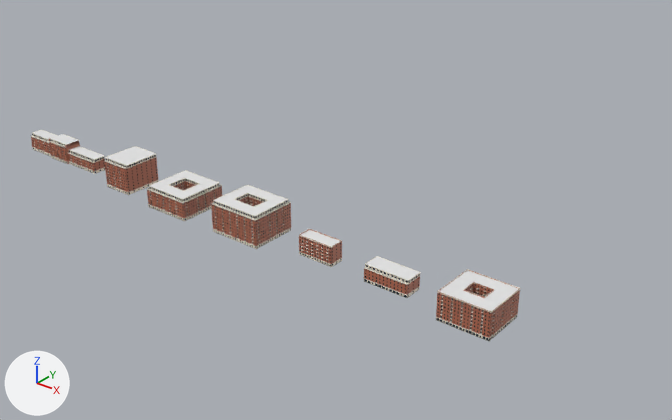
One commit to the Blender file art/midrise-families/mansion.blend: the scene before it, then after it.
Camera for both pictures: a 50 mm camera at (957.0, -607.0, 433.0) aimed at (364.0, 133.0, -26.0). The lights are fixed; the arrows at lower left show +X, +Y and +Z. The picture after the commit comes second.

Names of what the first picture shows: 'back-to-back-deep', 'back-to-back-ring', 'balconies-no-attic', 'perimeter-ring', 'perimeter-terrace-b', 'perimeter-terrace-c', 'shops-ring', 'shops-wide-bay' and 1 more.
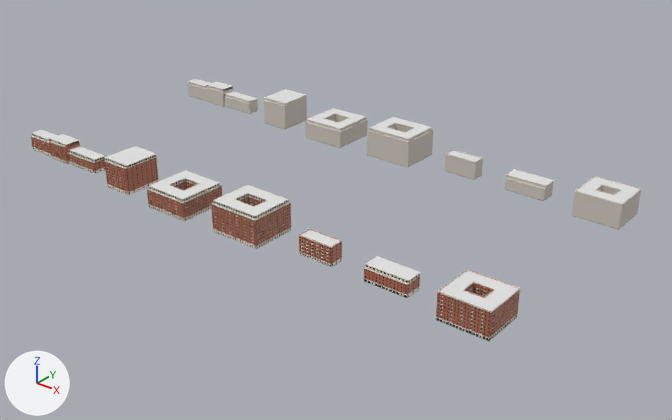
The change, as a diff of the scene's bpy script:
```diff
--- a/art/midrise-families/mansion.blend.py
+++ b/art/midrise-families/mansion.blend.py
@@ ob_shops_ring_far @@
+ob_shops_ring_far = bpy.data.objects.new('shops-ring-far', me_shops_ring_far)  # 800 vertices, 408 faces; spans x 599.7..652.3, y 235.6..284.4, z 0.0..29.0; in mat_plinth_mansion (grey #7d7a73), mat_far_facade (light grey #d0c8bf), mat_trim_mansion (white #e9e4d8), mat_membrane_mansion_bitumen (its picture is missing)
+ob_shops_ring_far.location = (0.0, 0.0, 0.0)
@@ ob_shops_wide_bay_far @@
+ob_shops_wide_bay_far = bpy.data.objects.new('shops-wide-bay-far', me_shops_wide_bay_far)  # 192 vertices, 104 faces; spans x 511.5..560.5, y 249.6..270.5, z 0.0..17.8; in mat_plinth_mansion (grey #7d7a73), mat_far_facade (light grey #d0c8bf), mat_trim_mansion (white #e9e4d8), mat_paving_mansion_concrete_panels (its picture is missing), mat_membrane_mansion_bitumen (its picture is missing)
+ob_shops_wide_bay_far.location = (0.0, 0.0, 0.0)
@@ ob_balconies_no_attic_far @@
+ob_balconies_no_attic_far = bpy.data.objects.new('balconies-no-attic-far', me_balconies_no_attic_far)  # 232 vertices, 126 faces; spans x 431.9..472.1, y 251.6..268.1, z 0.0..22.0; in mat_plinth_mansion (grey #7d7a73), mat_far_facade (light grey #d0c8bf), mat_trim_mansion (white #e9e4d8), mat_membrane_mansion_bitumen (its picture is missing)
+ob_balconies_no_attic_far.location = (0.0, 0.0, 0.0)
@@ ob_back_to_back_ring_far @@
+ob_back_to_back_ring_far = bpy.data.objects.new('back-to-back-ring-far', me_back_to_back_ring_far)  # 832 vertices, 384 faces; spans x 331.6..392.4, y 233.6..286.4, z 0.0..35.2; in mat_plinth_mansion (grey #7d7a73), mat_far_facade (light grey #d0c8bf), mat_trim_mansion (white #e9e4d8), mat_paving_mansion_concrete_panels (its picture is missing), mat_membrane_mansion_bitumen (its picture is missing)
+ob_back_to_back_ring_far.location = (0.0, 0.0, 0.0)
@@ ob_perimeter_ring_far @@
+ob_perimeter_ring_far = bpy.data.objects.new('perimeter-ring-far', me_perimeter_ring_far)  # 688 vertices, 348 faces; spans x 235.6..292.4, y 231.6..288.4, z 0.0..24.8; in mat_plinth_mansion (grey #7d7a73), mat_far_facade (light grey #d0c8bf), mat_trim_mansion (white #e9e4d8), mat_paving_mansion_concrete_panels (its picture is missing), mat_membrane_mansion_bitumen (its picture is missing)
+ob_perimeter_ring_far.location = (0.0, 0.0, 0.0)
@@ ob_back_to_back_deep_far @@
+ob_back_to_back_deep_far = bpy.data.objects.new('back-to-back-deep-far', me_back_to_back_deep_far)  # 272 vertices, 124 faces; spans x 159.5..196.5, y 237.6..282.5, z 0.0..35.2; in mat_plinth_mansion (grey #7d7a73), mat_far_facade (light grey #d0c8bf), mat_trim_mansion (white #e9e4d8), mat_paving_mansion_concrete_panels (its picture is missing), mat_membrane_mansion_bitumen (its picture is missing)
+ob_back_to_back_deep_far.location = (0.0, 0.0, 0.0)
@@ ob_perimeter_terrace_c_far @@
+ob_perimeter_terrace_c_far = bpy.data.objects.new('perimeter-terrace-c-far', me_perimeter_terrace_c_far)  # 172 vertices, 87 faces; spans x 72.0..120.5, y 251.6..268.5, z 0.0..17.8; in mat_plinth_mansion (grey #7d7a73), mat_far_facade (light grey #d0c8bf), mat_trim_mansion (white #e9e4d8), mat_paving_mansion_concrete_panels (its picture is missing), mat_membrane_mansion_bitumen (its picture is missing)
+ob_perimeter_terrace_c_far.location = (0.0, 0.0, 0.0)
@@ ob_perimeter_terrace_b_far @@
+ob_perimeter_terrace_b_far = bpy.data.objects.new('perimeter-terrace-b-far', me_perimeter_terrace_b_far)  # 184 vertices, 78 faces; spans x 40.0..72.0, y 249.6..270.5, z 0.0..24.8; in mat_plinth_mansion (grey #7d7a73), mat_far_facade (light grey #d0c8bf), mat_trim_mansion (white #e9e4d8), mat_paving_mansion_concrete_panels (its picture is missing), mat_membrane_mansion_bitumen (its picture is missing)
+ob_perimeter_terrace_b_far.location = (0.0, 0.0, 0.0)
@@ ob_perimeter_terrace_a_far @@
+ob_perimeter_terrace_a_far = bpy.data.objects.new('perimeter-terrace-a-far', me_perimeter_terrace_a_far)  # 188 vertices, 91 faces; spans x -0.5..40.0, y 251.6..268.5, z 0.0..21.2; in mat_plinth_mansion (grey #7d7a73), mat_far_facade (light grey #d0c8bf), mat_trim_mansion (white #e9e4d8), mat_paving_mansion_concrete_panels (its picture is missing), mat_membrane_mansion_bitumen (its picture is missing)
+ob_perimeter_terrace_a_far.location = (0.0, 0.0, 0.0)
```

Boxes [x1, y1, x2, y2] around the edits, measured in the pictures (672 x 420 px):
'shops-ring-far', added: after [572, 176, 641, 230]
'back-to-back-ring-far', added: after [367, 117, 433, 167]
'perimeter-ring-far', added: after [305, 108, 368, 148]
'back-to-back-deep-far', added: after [263, 89, 307, 129]
'shops-wide-bay-far', added: after [504, 169, 554, 201]
'balconies-no-attic-far', added: after [445, 150, 483, 180]
'perimeter-terrace-c-far', added: after [224, 91, 258, 114]
'perimeter-terrace-b-far', added: after [206, 81, 233, 107]
'perimeter-terrace-a-far', added: after [188, 79, 211, 101]
